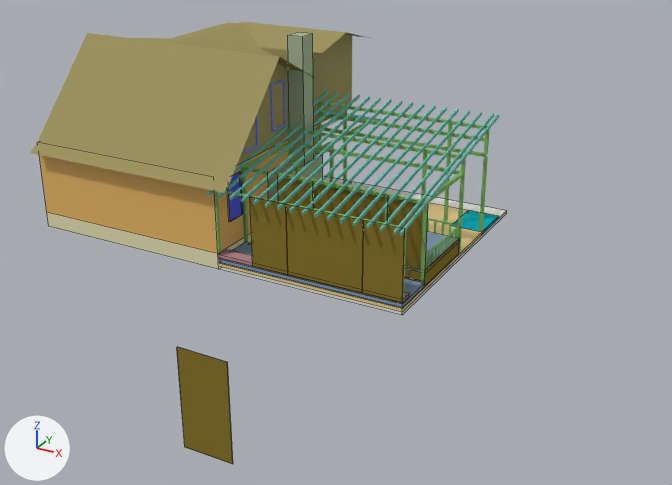
The Blender file blender/oven/ev.blend, before and after one commit.
Both versions are drawn from a camera (50 mm lens) standing at (15.6, -26.8, 12.1) and looking at (4.0, -5.6, 1.6). Arrows for +X, +Y and +Z are at lower left; the lights stay in place. Mesh edges are drawn as thin lines on the coarser meshes.

The scene before the commit, as lines of its bpy script (objects in view):
```python
me_cube_002 = bpy.data.meshes.new('Cube.002')
me_cube_002.from_pydata(...)  # a box spanning x 0.0..2.0, y 0.0..2.0, z 0.0..2.0
me_cube_002.materials.append(mat_material_002)  # white #e5e7dc
me_cube_107 = bpy.data.meshes.new('Cube.107')
me_cube_107.from_pydata(...)  # a box spanning x 0.0..2.0, y 0.0..2.0, z 0.0..2.0
me_cube_107.materials.append(mat_material_013)  # cyan #18afb7
me_cube_117 = bpy.data.meshes.new('Cube.117')
me_cube_117.from_pydata(...)  # a box spanning x 0.0..2.0, y 0.0..2.0, z 0.0..2.0
me_cube_117.materials.append(mat_material_005)  # blue #869eb7
ob_cube_002 = bpy.data.objects.new('Cube.002', me_cube_002)
ob_cube_002.location = (0.12, -6.0, 0.0)
ob_cube_002.scale = (3.08, 4.3, 0.05)
ob_cube_010 = bpy.data.objects.new('Cube.010', me_cube_117)
ob_cube_010.location = (4.92, -4.5, 0.64)
ob_cube_010.scale = (0.675, 1.31, 0.05)
ob_cube_095 = bpy.data.objects.new('Cube.095', me_cube_107)
ob_cube_095.location = (5.17, 0.13, 0.1)
ob_cube_095.scale = (0.55, 0.8, 0.05)
# also in view: 'Cube.101' at (5.7, -6.0, 1.5); 'Cube.105' at (5.7, -14.1, 1.6); 'Cube.104' at (3.2, -2.1, 0.2); 'Cube.050' at (2.9, -2.8, 3.3); 'Cube.096' at (5.7, -4.5, 1.6)
```
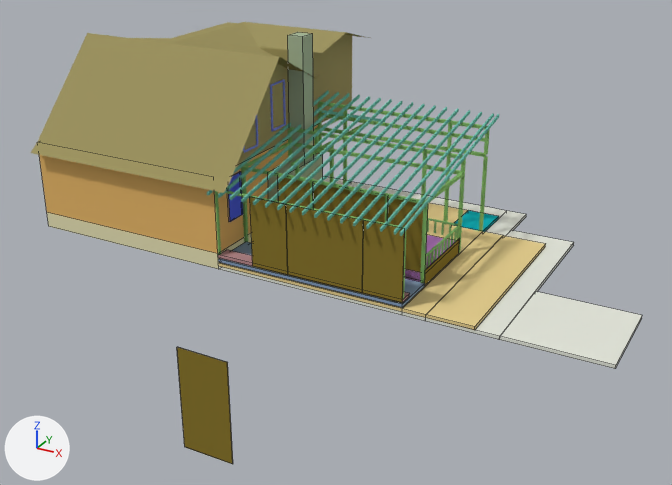
Scene script edits in JSON lines:
```json
{"op": "add", "block": "me_cube_009", "code": ["me_cube_009 = bpy.data.meshes.new('Cube.009')", "me_cube_009.from_pydata(...)  # a box spanning x 0.0..2.0, y 0.0..2.0, z 0.0..2.0", "me_cube_009.materials.append(mat_material_002)  # white #e5e7dc"]}
{"op": "add", "block": "me_cube_012", "code": ["me_cube_012 = bpy.data.meshes.new('Cube.012')", "me_cube_012.from_pydata(...)  # a box spanning x 0.0..2.0, y 0.0..2.0, z 0.0..2.0", "me_cube_012.materials.append(mat_material_003)  # yellow #e7d090"]}
{"op": "add", "block": "me_cube_017", "code": ["me_cube_017 = bpy.data.meshes.new('Cube.017')", "me_cube_017.from_pydata(...)  # a box spanning x 0.0..2.0, y 0.0..2.0, z 0.0..2.0", "me_cube_017.materials.append(mat_material_003)  # yellow #e7d090"]}
{"op": "add", "block": "me_cube_018", "code": ["me_cube_018 = bpy.data.meshes.new('Cube.018')", "me_cube_018.from_pydata(...)  # a box spanning x 0.0..2.0, y 0.0..2.0, z 0.0..2.0", "me_cube_018.materials.append(mat_material_002)  # white #e5e7dc"]}
{"op": "add", "block": "me_cube_019", "code": ["me_cube_019 = bpy.data.meshes.new('Cube.019')", "me_cube_019.from_pydata(...)  # a box spanning x 0.0..2.0, y 0.0..2.0, z 0.0..2.0", "me_cube_019.materials.append(mat_material_002)  # white #e5e7dc"]}
{"op": "set", "path": "ob_cube_010.location", "old": "(4.92, -4.5, 0.64)", "new": "(4.92, -4.5, 0.24)"}
{"op": "set", "path": "ob_cube_010.scale", "old": "(0.675, 1.31, 0.05)", "new": "(0.675, 1.31, 0.2)"}
{"op": "set", "path": "ob_cube_095.location", "old": "(5.17, 0.13, 0.1)", "new": "(5.17, 0.21, 0.1)"}
{"op": "add", "block": "ob_cube_126", "code": ["ob_cube_126 = bpy.data.objects.new('Cube.126', me_cube_009)", "ob_cube_126.location = (6.27, -6.0, 0.0)", "ob_cube_126.scale = (0.35, 4.3, 0.05)"]}
{"op": "add", "block": "ob_cube_127", "code": ["ob_cube_127 = bpy.data.objects.new('Cube.127', me_cube_012)", "ob_cube_127.location = (6.27, -6.0, 0.1)", "ob_cube_127.scale = (0.35, 3.1, 0.05)"]}
{"op": "add", "block": "ob_cube_128", "code": ["ob_cube_128 = bpy.data.objects.new('Cube.128', me_cube_017)", "ob_cube_128.location = (6.98, -6.0, 0.1)", "ob_cube_128.scale = (0.7, 3.1, 0.05)"]}
{"op": "add", "block": "ob_cube_129", "code": ["ob_cube_129 = bpy.data.objects.new('Cube.129', me_cube_018)", "ob_cube_129.location = (6.98, -6.0, 0.0)", "ob_cube_129.scale = (1.05, 3.5, 0.05)"]}
{"op": "add", "block": "ob_cube_130", "code": ["ob_cube_130 = bpy.data.objects.new('Cube.130', me_cube_019)", "ob_cube_130.location = (9.09, -6.0, 0.0)", "ob_cube_130.scale = (1.5, 1.5, 0.05)"]}
```

Where the change shows, as pixel boxes (x1, y1, x2, y2) in the pictures (672 x 485 px):
```json
{"object": "Cube.130", "change": "added", "after": [500, 291, 642, 369]}
{"object": "Cube.128", "change": "added", "after": [426, 236, 546, 330], "on screen": "yellow"}
{"object": "Cube.129", "change": "added", "after": [426, 230, 574, 340]}
{"object": "Cube.127", "change": "added", "after": [402, 232, 503, 318], "on screen": "yellow"}
{"object": "Cube.126", "change": "added", "after": [402, 211, 526, 321]}
{"object": "Cube.095", "change": "moved", "before": [451, 210, 499, 234], "after": [453, 210, 499, 232]}
{"object": "Cube.010", "change": "moved, rescaled", "before": [405, 232, 460, 272], "after": [405, 235, 455, 282]}
```
